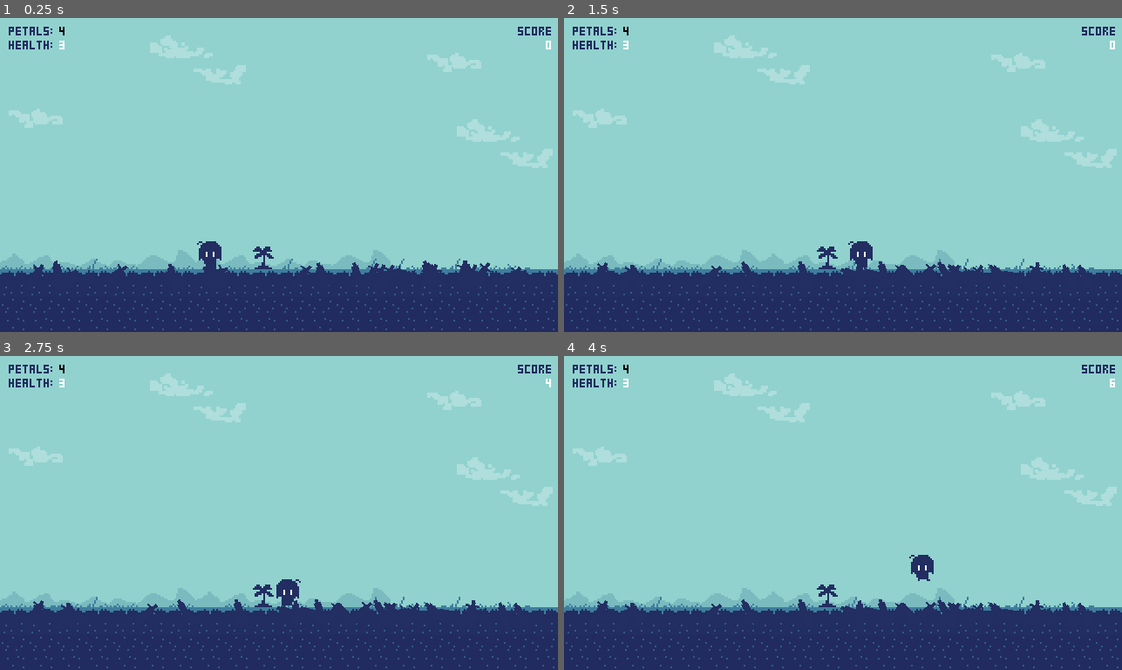
Above: before the commit, frames 1-4 (two rows, left to right).
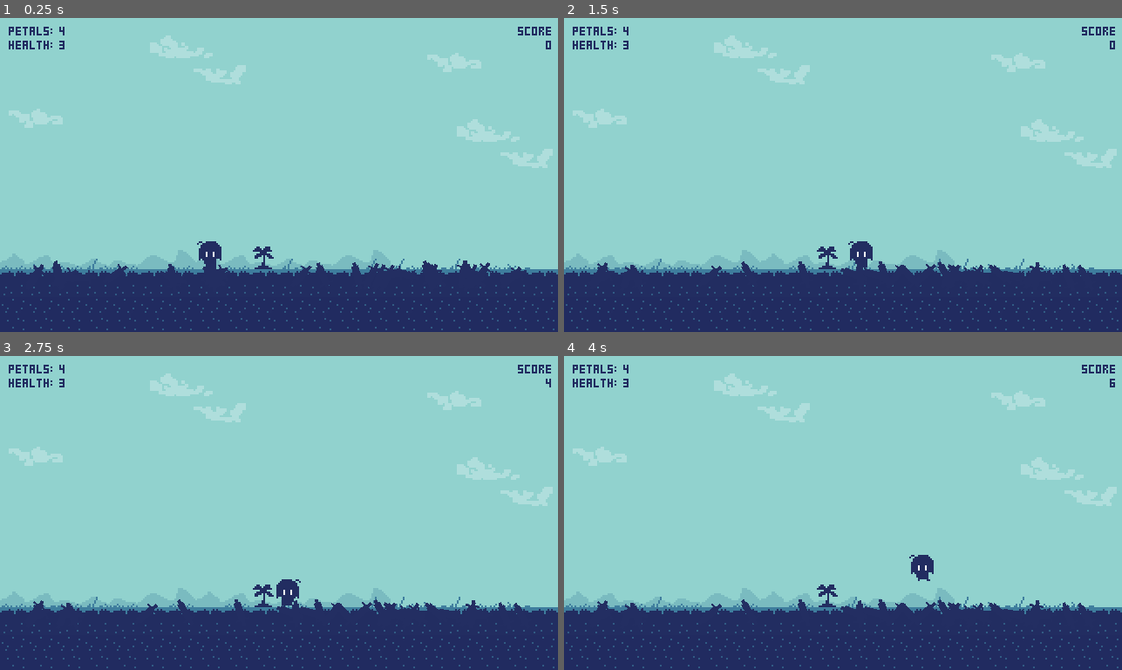
Above: after the commit, the same moments.

Repository: mwpodgorni/DDDD-Project
Game: Godot game, scene res://choice.tscn
Same seed, same stepped clock (60 frames per second), same inputs: the game is played once before the commit and once after it.
Inputs:
- Up to frame 1 (0.25 s): no input
- Up to frame 2 (1.5 s): tap Enter at 0.5 s; hold Right (ui_right) 0.53-1.28 s; tap V (ui_accept) at 0.77 s; hold Left (ui_left) from 1.28 s (still down)
- Up to frame 3 (2.75 s): tap V (ui_accept) at 1.52 s; release Left (ui_left) at 2.03 s; hold Right (ui_right) from 2.03 s (still down)
- Up to frame 4 (4 s): tap V (ui_accept) at 3.02, 3.77 s; release Right (ui_right) at 3.53 s; hold Left (ui_left) from 3.53 s (still down)

The runs differ from the first frame. In frame 1, less than 0.1% of the frame differs, in the area x 10-99%, y 2-10%; in frame 2, less than 0.1%; in frame 3, less than 0.1%; in frame 4, less than 0.1%.

Commit message:
font color fix

Diff:
--- a/LD46/FlowerHealth.gd
+++ b/LD46/FlowerHealth.gd
@@ -1,14 +1,5 @@
 extends Label
 
-
-# Declare member variables here. Examples:
-# var a = 2
-# var b = "text"
-
-
-# Called when the node enters the scene tree for the first time.
-func _ready():
-	self.modulate = Color(255, 255, 255, 1)
 # Called every frame. 'delta' is the elapsed time since the previous frame.
 func _process(delta):
 	self.text = str(gl.flowerHealth)
--- a/LD46/HEALTH.gd
+++ b/LD46/HEALTH.gd
@@ -1,10 +1,5 @@
 extends Label
 
-
-# Called when the node enters the scene tree for the first time.
-func _ready():
-	self.modulate = Color(255, 255, 255, 1)
-# Called every frame. 'delta' is the elapsed time since the previous frame.
 func _process(delta):
 	self.text = str(gl.health)
-	if(gl.health < 1): self.modulate = Color(255, 0, 0, 1)
+	if(gl.health < 2): self.modulate = Color(255, 0, 0, 1)
--- a/LD46/LD46.tscn
+++ b/LD46/LD46.tscn
@@ -731,7 +731,7 @@
 margin_right = 55.0
 margin_bottom = 11.0
 rect_pivot_offset = Vector2( -56, 19 )
-custom_colors/font_color = Color( 0, 0, 0, 1 )
+custom_colors/font_color = Color( 0.129412, 0.168627, 0.376471, 1 )
 custom_fonts/font = ExtResource( 16 )
 text = "4"
 script = ExtResource( 15 )
--- a/LD46/SCORE.gd
+++ b/LD46/SCORE.gd
@@ -1,8 +1,5 @@
 extends Label
 
-# Called when the node enters the scene tree for the first time.
-func _ready():
-	self.modulate = Color(255, 255, 255, 1)
 # Called every frame. 'delta' is the elapsed time since the previous frame.
 func _process(delta):
 	self.text = str(gl.score)
